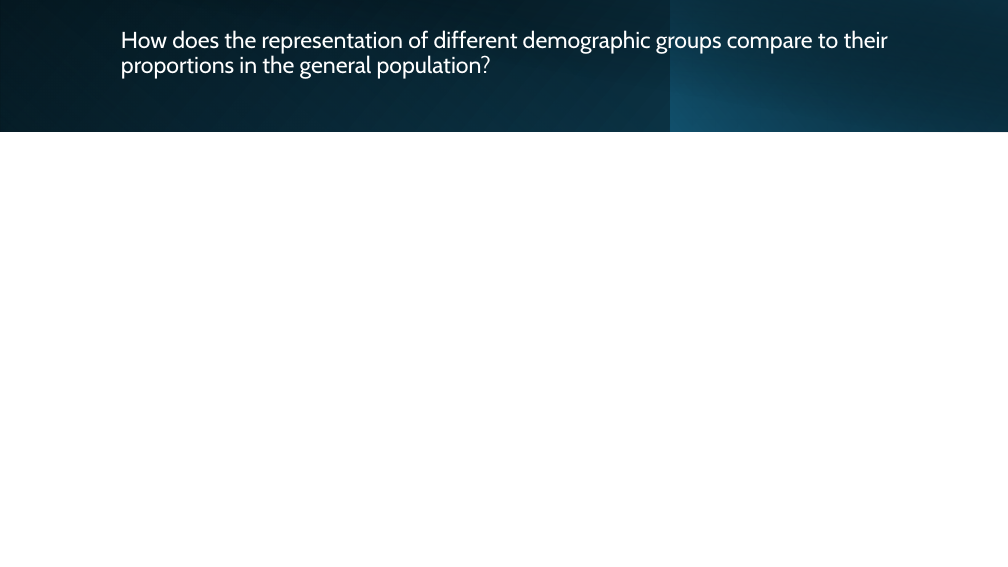
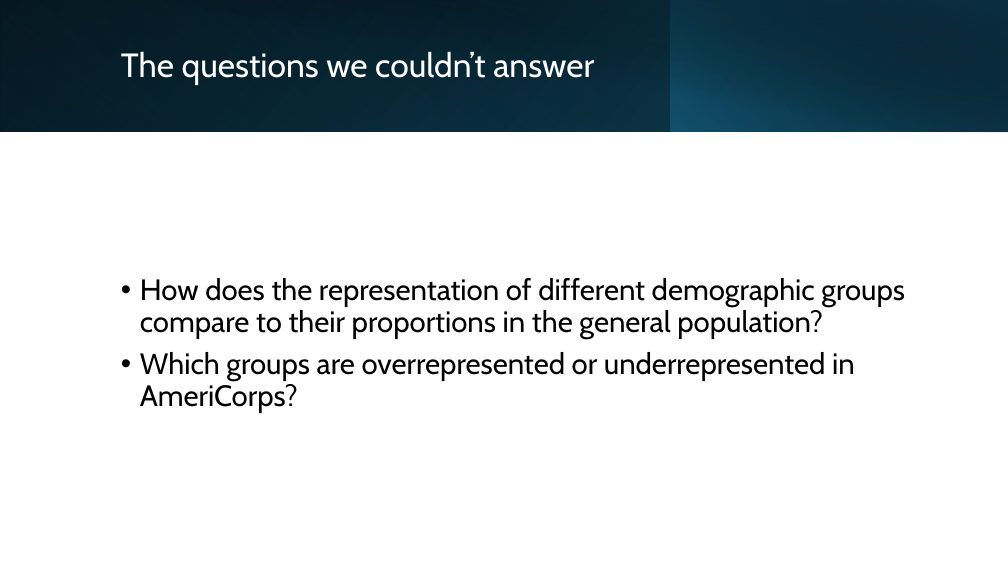
Before and after one commit to Anusha-raju/AmeriCorps-Volunteers, a slide deck: slide 10 of AmeriCorps EDA.pptx (slide 7 before the commit). Drawn at 1008x567 pixels with LibreOffice and Linux fonts; fonts in the diff are those of the drawing. Boxes give left, top, right and bottom in pixels: in the first picture for what was removed or moved away, otherwise in the second. Text is boxed around its words. In the diff, an @@ line names an element or a change of style, - is before the commit and + after.

```diff
--- a/AmeriCorps EDA.pptx
+++ b/AmeriCorps EDA.pptx
@@ title at <box>121,51,594,85</box>: text changed; size 22 to 32 pt @@
-How does the representation of different demographic groups compare to their proportions in the general population?
+The questions we couldn’t answer
@@ text added at <box>140,278,905,413</box>, 28 pt, text #000000 @@
+• How does the representation of different demographic groups compare to their proportions in the general population?
+• Which groups are overrepresented or underrepresented in AmeriCorps?
```
Also in this commit, not shown: 5 other slides changed, 1 slide removed, 2 other files.
